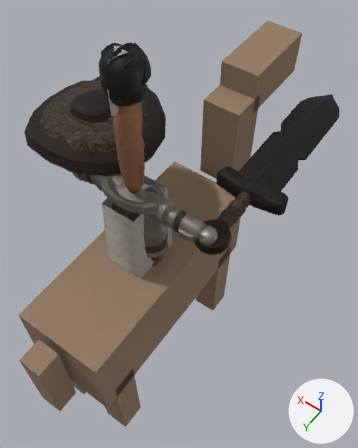
One commit to the glTF model csharp/Unciv.Godot/Packs/units/models/unit/Horseman.glb: the scene before it, then after it.
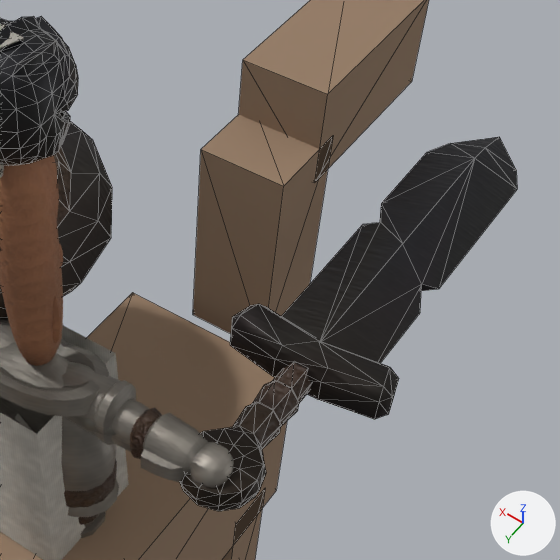
Each version appears first whole from a 50 mm lens placed at (-0.421, 0.45, 1.294), pointed at (-0.024, -0.106, 0.42), and next in a close-up on the part from 33% to 100% of the width and 8% to 62% of the height. Every picture has the same lights, and +X, +Y and +Z are marked at lower right. The last two pictures show the newer version. The close-ups show mesh edges as thin lines. Where no turn or scale is listed for an object, it has been applied to the vertices.

Script lines for the objects in view, before the commit:
```python
me_mesh_1h_sword = bpy.data.meshes.new('Mesh_1H_Sword')
me_mesh_1h_sword.from_pydata(...)  # 160 vertices, 300 faces; spans x -0.25..0.25, y -0.07..0.07, z -0.37..1.41
# faces by material slot: [80, 220]
me_mesh_1h_sword.materials.append(mat_leather)
me_mesh_1h_sword.materials.append(mat_iron)
me_mesh_knight_helmet = bpy.data.meshes.new('Mesh_Knight_Helmet')
me_mesh_knight_helmet.from_pydata(...)  # 253 vertices, 480 faces; spans x -0.0346..0.0346, y -0.0467..0.0356, z -0.0074..0.0881
me_mesh_knight_helmet.materials.append(mat_iron)
me_mesh_skinned = bpy.data.meshes.new('Mesh_skinned')
me_mesh_skinned.from_pydata(...)  # 2453 vertices, 4564 faces; spans x -0.178..0.178, y -0.058..0.057, z 0.0..0.524
# faces by material slot: [2818, 570, 104, 824, 132, 116]
me_mesh_skinned.materials.append(mat_bronze)
me_mesh_skinned.materials.append(mat_leather)
me_mesh_skinned.materials.append(mat_wool)
me_mesh_skinned.materials.append(mat_skin)
me_mesh_skinned.materials.append(mat_dark)
me_mesh_skinned.materials.append(mat_teamcolor)
ob_1h_sword = bpy.data.objects.new('1H_Sword', me_mesh_1h_sword)
ob_1h_sword.location = (-0.164, -0.087, 0.584)
ob_1h_sword.rotation_euler = (1.571, 0.0, 0.0)  # degrees (90, 0, 0)
ob_1h_sword.scale = (0.3, 0.3, 0.3)
ob_knight_helmet = bpy.data.objects.new('Knight_Helmet', me_mesh_knight_helmet)
ob_knight_helmet.location = (0.0, 0.0, 0.819)
ob_warrior = bpy.data.objects.new('Warrior', me_mesh_skinned)
ob_warrior.location = (0.0, 0.0, 0.38)
# also in view: 'HorseMesh' at (0.0, -0.118, 0.335); 'Round_Shield' at (0.164, -0.083, 0.641)
```
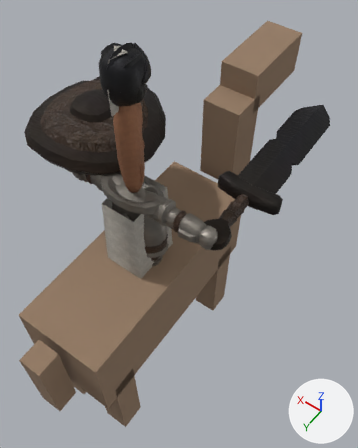
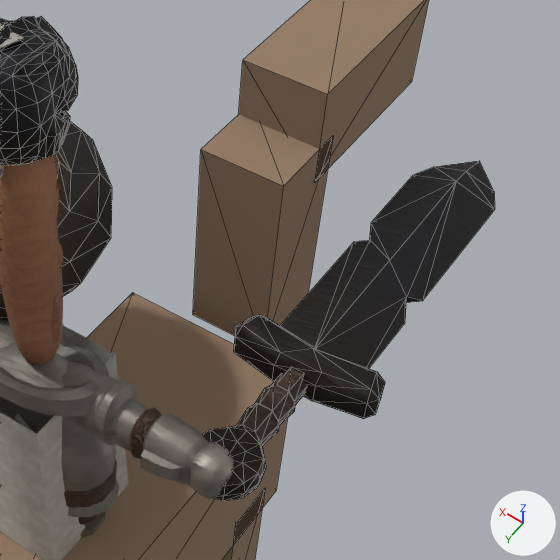
Location of each change, [x1, y1, x2, y2] in pixels of the close-ups (560 x 560 px):
'1H_Sword', moved, rescaled (13% narrower, 9% shorter)
    before: [180, 137, 517, 511]
    after: [202, 161, 495, 501]

Edits to the bpy script that builds the scene:
```text
Change ob_1h_sword:
    ob_1h_sword.location: (-0.164, -0.087, 0.584) -> (-0.164, -0.086, 0.584)
    ob_1h_sword.scale: (0.3, 0.3, 0.3) -> (0.268, 0.268, 0.268)
```
